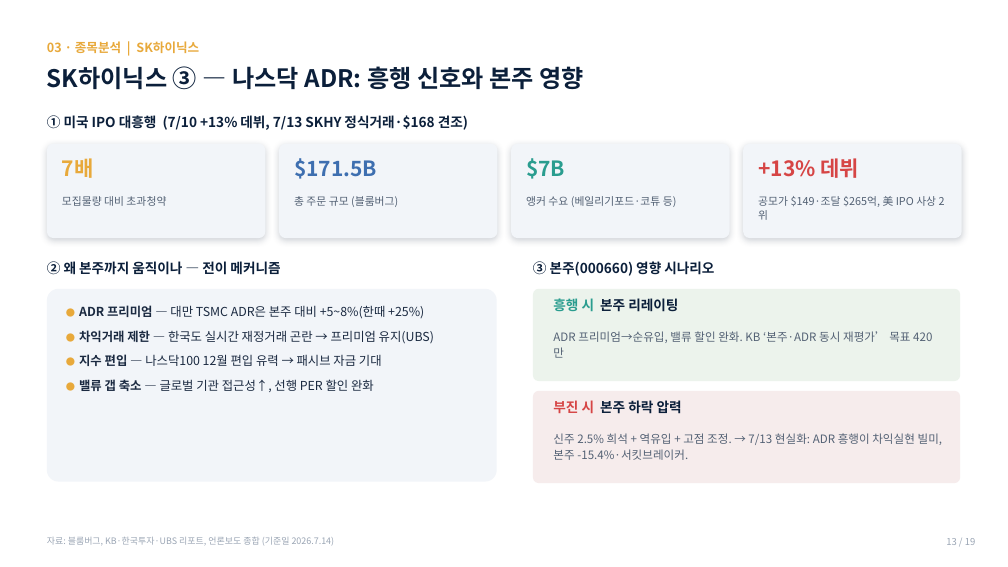
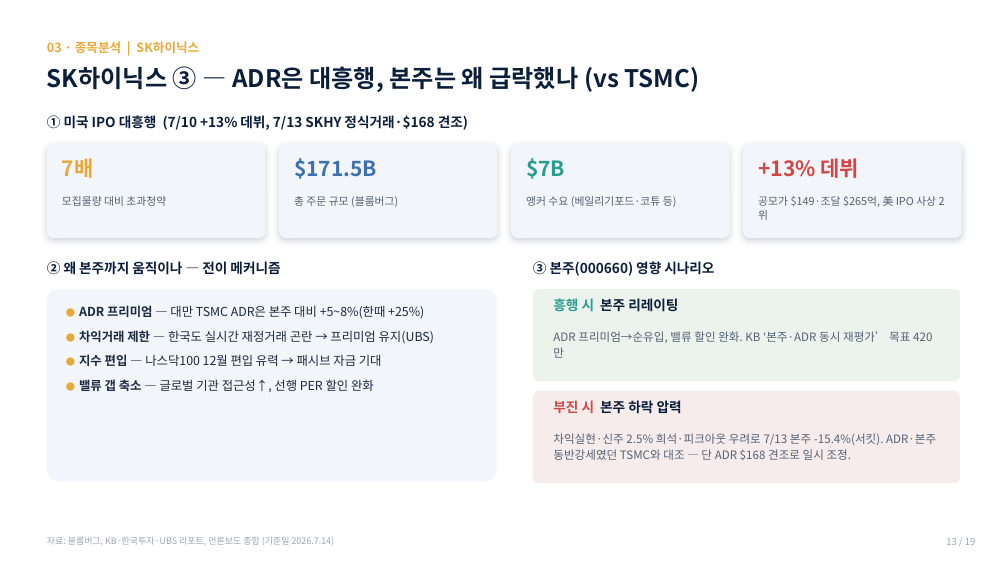
Before and after one commit to hanaroline/work_1, a slide deck: slide 13 of 반도체_고객세미나_2026.7.14.pptx. Drawn at 1008x567 pixels with LibreOffice and Linux fonts; fonts in the diff are those of the drawing. Boxes give left, top, right and bottom in pixels: in the first picture for what was removed or moved away, otherwise in the second. Text is boxed around its words. In the diff, an @@ line names an element or a change of style, - is before the commit and + after.

```diff
--- a/반도체_고객세미나_2026.7.14.pptx
+++ b/반도체_고객세미나_2026.7.14.pptx
@@ text at (47, 66, 700, 92): text changed @@
-SK하이닉스 ③ — 나스닥 ADR: 흥행 신호와 본주 영향
+SK하이닉스 ③ — ADR은 대흥행, 본주는 왜 급락했나 (vs TSMC)
@@ text at (553, 433, 936, 461): text changed @@
-신주 2.5% 희석 + 역유입 + 고점 조정. → 7/13 현실화: ADR 흥행이 차익실현 빌미, 본주 -15.4%·서킷브레이커.
+차익실현·신주 2.5% 희석·피크아웃 우려로 7/13 본주 -15.4%(서킷). ADR·본주 동반강세였던 TSMC와 대조 — 단 ADR $168 견조로 일시 조정.
```
Also in this commit, not shown: 4 other slides changed.
